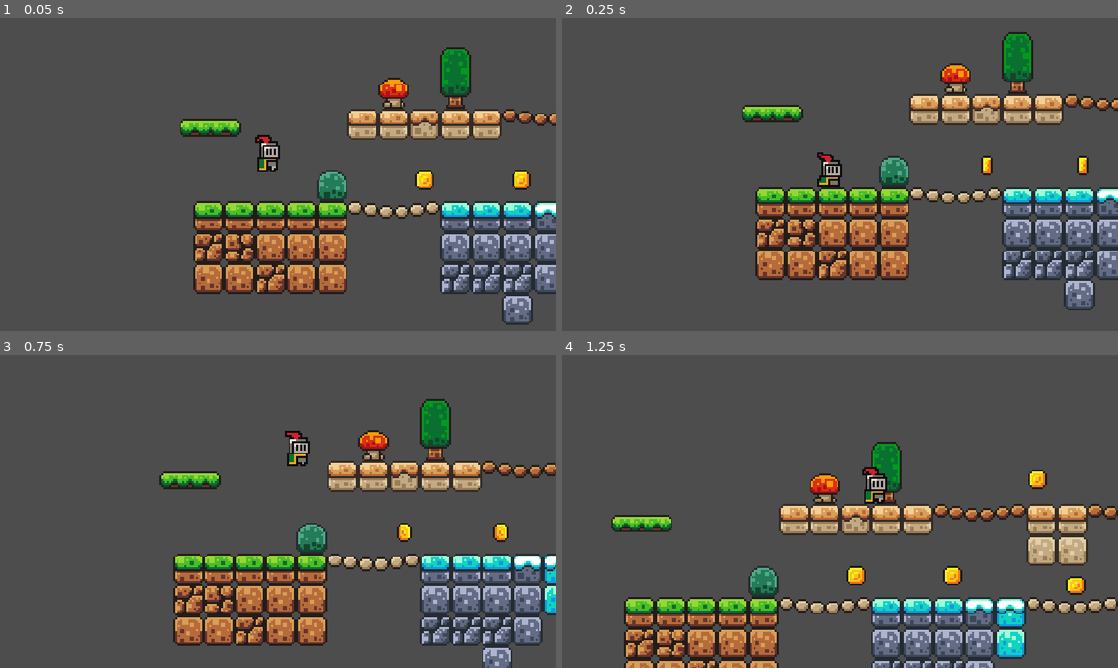
Above: before the commit, frames 1-4 (two rows, left to right).
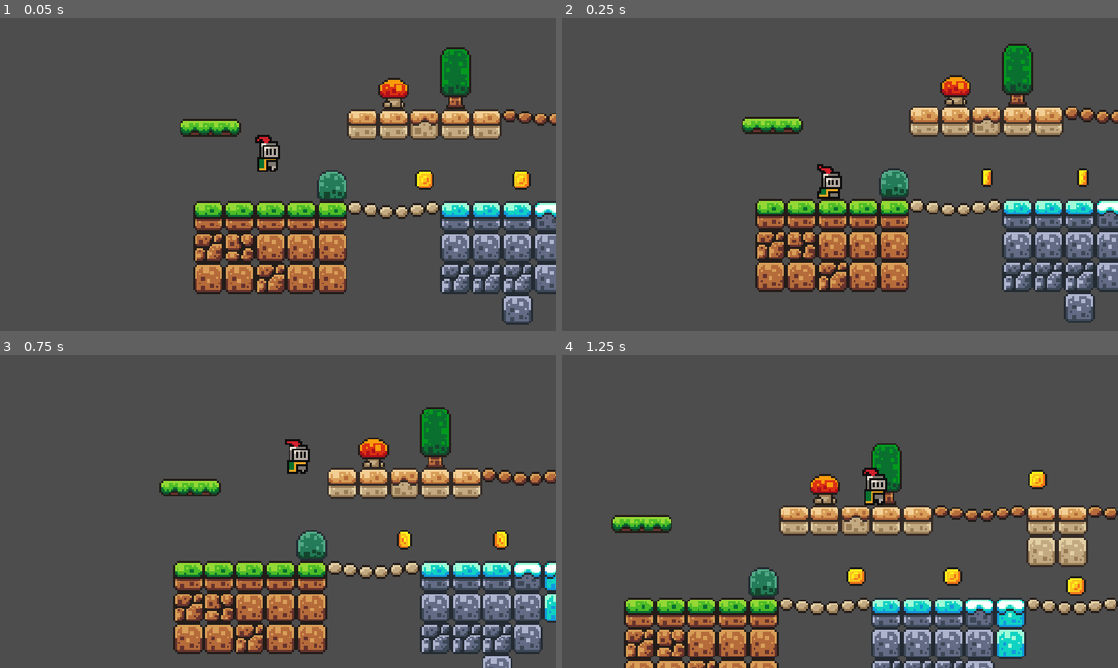
Above: after the commit, the same moments.

Repository: LeonVilovic/gadot-testing-1
Game: Godot game, scene res://scenes/game.tscn
Same seed, same stepped clock (60 frames per second), same inputs: the game is played once before the commit and once after it.
Inputs:
- Up to frame 1 (0.05 s): no input
- Up to frame 2 (0.25 s): no input
- Up to frame 3 (0.75 s): tap Enter (ui_accept) at 0.5 s; hold Right (ui_right) from 0.53 s (still down)
- Up to frame 4 (1.25 s): keep holding Right (ui_right); tap Enter (ui_accept) at 0.77 s

Frame 1 is identical in both runs. In frame 2, 21% of the frame differs, in the area x 32-100%, y 4-98%; in frame 3, 20%; in frame 4, 3.1%.

Commit message:
killzone added

Diff:
--- a/scenes/game.tscn
+++ b/scenes/game.tscn
@@ -5,6 +5,7 @@
 [ext_resource type="Texture2D" uid="uid://cksqxvsk52m1q" path="res://assets/sprites/world_tileset.png" id="3_lnu2h"]
 [ext_resource type="PackedScene" uid="uid://cndlbyeo2dsub" path="res://scenes/platform.tscn" id="4_lbhrr"]
 [ext_resource type="PackedScene" uid="uid://btggphxrf6qwk" path="res://scenes/coin.tscn" id="5_iywne"]
+[ext_resource type="PackedScene" uid="uid://cbregl13mb5qu" path="res://scenes/killzone.tscn" id="6_p57ef"]
 
 [sub_resource type="TileSetAtlasSource" id="TileSetAtlasSource_lbhrr"]
 texture = ExtResource("3_lnu2h")
@@ -210,6 +211,8 @@
 &"move": SubResource("Animation_iywne")
 }
 
+[sub_resource type="WorldBoundaryShape2D" id="WorldBoundaryShape2D_kotv8"]
+
 [node name="Game" type="Node2D" unique_id=217493713]
 
 [node name="TileMap" type="TileMap" parent="." unique_id=1936176521]
@@ -227,6 +230,8 @@
 [node name="Camera2D" type="Camera2D" parent="playeR" unique_id=758277191]
 position = Vector2(5, 2)
 zoom = Vector2(4, 4)
+limit_bottom = 165
+limit_smoothed = true
 position_smoothing_enabled = true
 
 [node name="Platform2" parent="." unique_id=792731140 instance=ExtResource("4_lbhrr")]
@@ -256,3 +261,9 @@
 
 [node name="Coin5" parent="." unique_id=733380141 instance=ExtResource("5_iywne")]
 position = Vector2(246, 35)
+
+[node name="Killzone" parent="." unique_id=1554528654 instance=ExtResource("6_p57ef")]
+position = Vector2(198, 168)
+
+[node name="CollisionShape2D" type="CollisionShape2D" parent="Killzone" unique_id=1074325947]
+shape = SubResource("WorldBoundaryShape2D_kotv8")
--- /dev/null
+++ b/scenes/killzone.tscn
@@ -0,0 +1,13 @@
+[gd_scene format=3 uid="uid://cbregl13mb5qu"]
+
+[ext_resource type="Script" uid="uid://dxjd6may4x7ek" path="res://scripts/killzone.gd" id="1_xlapc"]
+
+[node name="Killzone" type="Area2D" unique_id=1554528654]
+script = ExtResource("1_xlapc")
+
+[node name="Timer" type="Timer" parent="." unique_id=1009403949]
+wait_time = 0.6
+one_shot = true
+
+[connection signal="body_entered" from="." to="." method="_on_body_entered"]
+[connection signal="timeout" from="Timer" to="." method="_on_timer_timeout"]
--- /dev/null
+++ b/scripts/killzone.gd
@@ -0,0 +1,13 @@
+extends Area2D
+
+@onready var timer: Timer = $Timer #made with dragAndDrop and held Ctr
+
+
+func _on_body_entered(body: Node2D) -> void:
+	print("you died")
+	timer.start()
+
+
+
+func _on_timer_timeout() -> void:
+	get_tree().reload_current_scene()
Not shown, added: scripts/killzone.gd.uid
